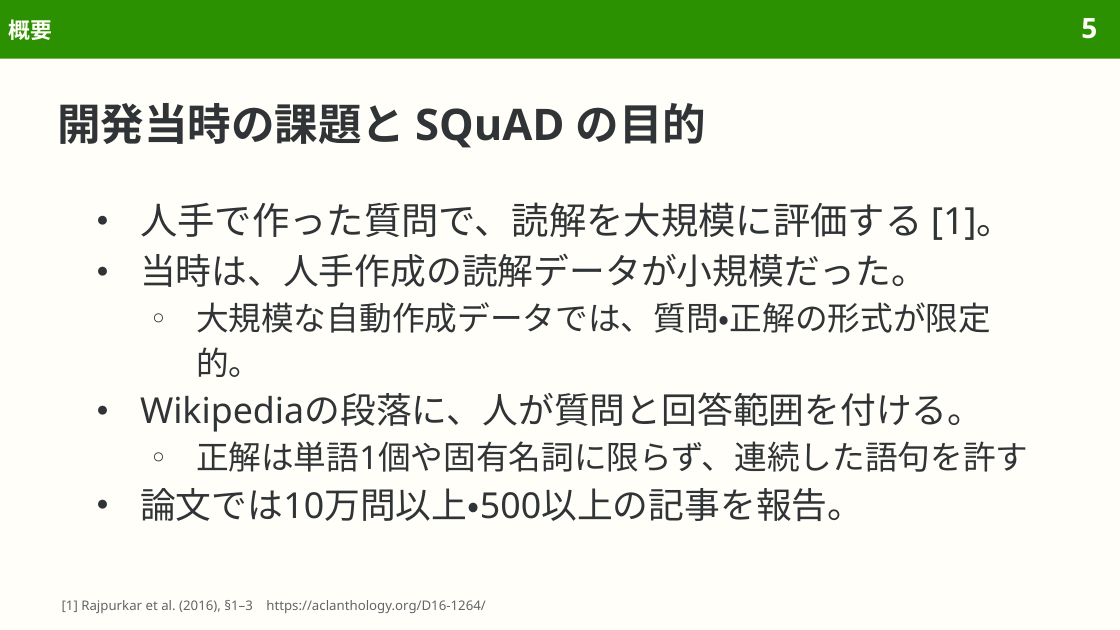
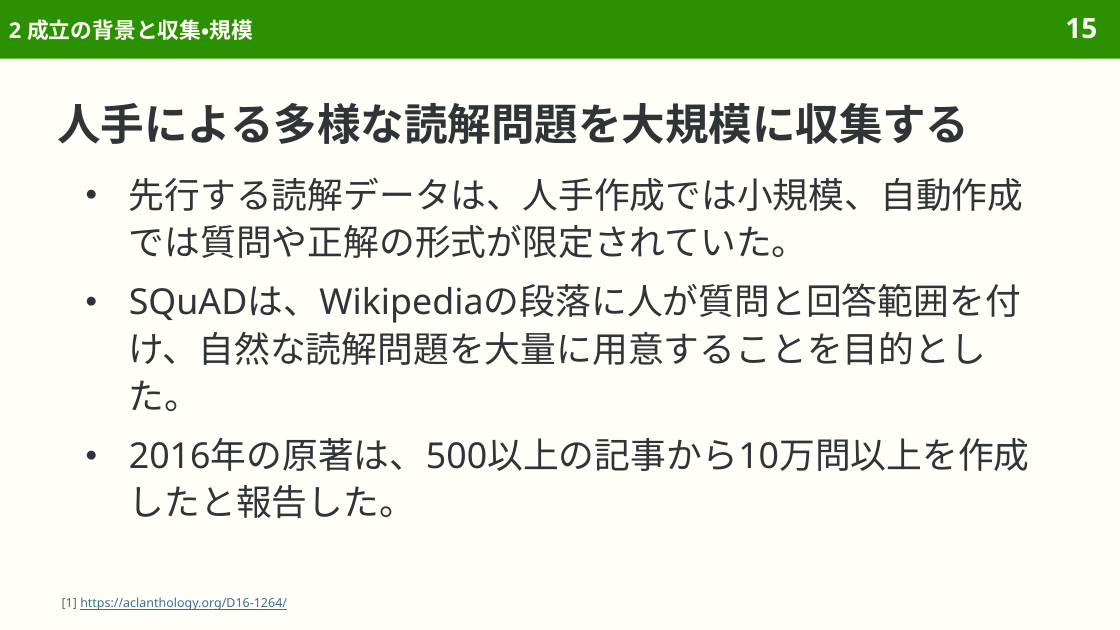
Before and after one commit to sasakiy84/datasets-in-10-minutes, a slide deck: slide 15 of slides/datasets-in-10-minutes-squad.pptx (slide 5 before the commit). Drawn at 1120x630 pixels with LibreOffice and Linux fonts; fonts in the diff are those of the drawing. Boxes give left, top, right and bottom in pixels: in the first picture for what was removed or moved away, otherwise in the second. Text is boxed around its words. In the diff, an @@ line names an element or a change of style, - is before the commit and + after.

```diff
--- a/slides/datasets-in-10-minutes-squad.pptx
+++ b/slides/datasets-in-10-minutes-squad.pptx
@@ title at [9,19,253,40]: text changed @@
-概要
+2 成立の背景と収集・規模
@@ page number at [1065,18,1097,39]: text changed @@
-5
+15
@@ title at [57,103,969,144]: text changed @@
-開発当時の課題と SQuAD の目的
+人手による多様な読解問題を大規模に収集する
@@ text at [129,177,1030,518]: text changed @@
-● 人手で作った質問で、読解を大規模に評価する [1]。
-● 当時は、人手作成の読解データが小規模だった。
-  ○ 大規模な自動作成データでは、質問・正解の形式が限定的。
-● Wikipediaの段落に、人が質問と回答範囲を付ける。
-  ○ 正解は単語1個や固有名詞に限らず、連続した語句を許す
-● 論文では10万問以上・500以上の記事を報告。
+● 先行する読解データは、人手作成では小規模、自動作成では質問や正解の形式が限定されていた。
+● SQuADは、Wikipediaの段落に人が質問と回答範囲を付け、自然な読解問題を大量に用意することを目的とした。
+● 2016年の原著は、500以上の記事から10万問以上を作成したと報告した。
@@ text at [62,597,287,610]: text changed; size 8.5 to 8 pt; text colour #626669 to #3F6F8F @@
-[1] Rajpurkar et al. (2016), §1–3 https://aclanthology.org/D16-1264/
+[1] https://aclanthology.org/D16-1264/
```
Also in this commit, not shown: 96 other slides changed, 11 slides added, 1 slide removed, 12 other files.
